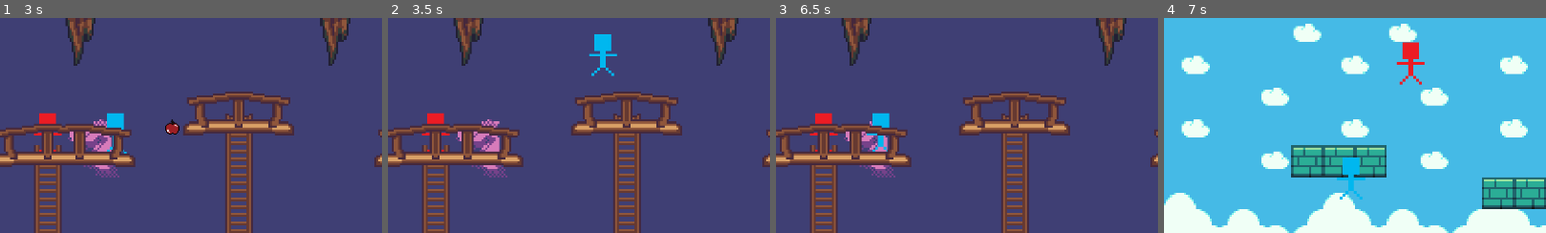
Above: before the commit, frames 1-4 (left to right).
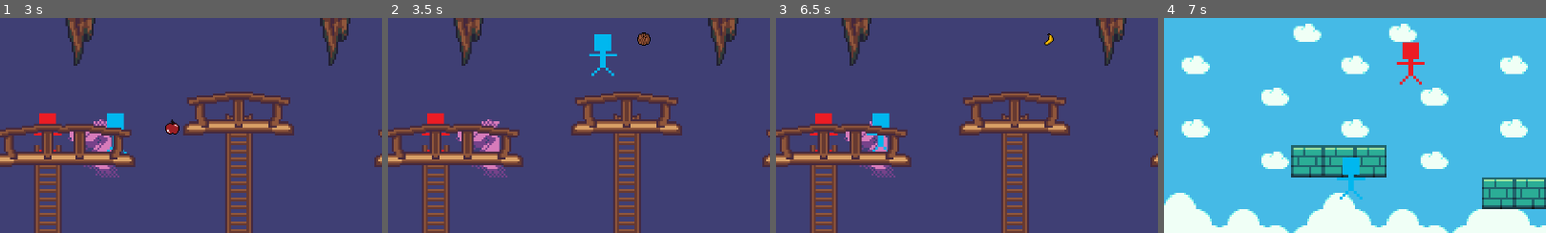
Above: after the commit, the same moments.

Repository: Fezezen/GGJ2024
Game: Godot game, scene res://Levels/level_1.tscn
Two runs of this game, one before a commit and one after it. Both use one fixed random seed, a clock stepped at 60 frames per second and the inputs below. The engine's default icon, where the game draws it, is replaced by a stand-in: a white triangle on a blue panel in a dark square.
Inputs:
- Up to frame 1 (3 s): tap Enter (Next_Level) at 0.5, 0.6, 2.1 s; hold D (p1_move_right) 0.53-2.03 s; tap W (p1_jump) at 0.77, 1.52 s; tap S (p1_shoot) at 1.35, 2.85 s; hold A (p1_move_left) 2.03-2.78 s; tap Space at 2.75 s; hold D (p1_move_right) from 2.78 s (still down)
- Up to frame 2 (3.5 s): keep holding D (p1_move_right); tap W (p1_jump) at 3.02 s
- Up to frame 3 (6.5 s): tap Enter (Next_Level) at 3.6, 5.1 s; tap W (p1_jump) at 3.77, 4.52, 6.02 s; release D (p1_move_right) at 4.28 s; hold A (p1_move_left) 4.28-5.03 s; tap S (p1_shoot) at 4.35, 5.85 s; hold D (p1_move_right) 5.03-5.78 s; hold A (p1_move_left) from 5.78 s (still down)
- Up to frame 4 (7 s): keep holding A (p1_move_left); tap Enter (Next_Level) at 6.6 s; tap W (p1_jump) at 6.77 s
The pictures show only the part of the screen within x 0-50%, y 0-50%; the shares and areas given below are measured in that part.

Frame 1 is identical in both runs. In frame 2, 0.2% of the frame differs, in the area x 65-69%, y 6-13%; in frame 3, less than 0.1%; in frame 4, nothing differs.

Commit message:
Added weapon spawning to lvl2

Diff:
--- a/Levels/level_2.tscn
+++ b/Levels/level_2.tscn
@@ -1,11 +1,12 @@
-[gd_scene load_steps=12 format=3 uid="uid://caemytigqgmsy"]
+[gd_scene load_steps=13 format=3 uid="uid://ituxsrni6pp8"]
 
 [ext_resource type="Texture2D" uid="uid://bd66cj7g4kmxt" path="res://Tilesets/Tileset.png" id="1_wtfik"]
 [ext_resource type="Script" path="res://Scripts/LevelLoader.gd" id="1_y2fek"]
 [ext_resource type="PackedScene" uid="uid://dky3k75q8h8md" path="res://Prefabs/player1.tscn" id="2_wvnn5"]
 [ext_resource type="PackedScene" uid="uid://cg62rpkhgdts7" path="res://Prefabs/player2.tscn" id="3_8wtfa"]
 [ext_resource type="Texture2D" uid="uid://ds4vqhsudv3bj" path="res://Sprites/Wata'r.png" id="4_q868l"]
-[ext_resource type="PackedScene" uid="uid://cgqg721hlb1st" path="res://Prefabs/level_loader.tscn" id="6_5y4sw"]
+[ext_resource type="PackedScene" path="res://Prefabs/level_loader.tscn" id="6_5y4sw"]
+[ext_resource type="PackedScene" uid="uid://c5bwjijfafj4a" path="res://Prefabs/WeaponSpawner.tscn" id="7_tuogg"]
 
 [sub_resource type="TileSetAtlasSource" id="TileSetAtlasSource_uum18"]
 texture = ExtResource("1_wtfik")
@@ -779,4 +780,6 @@
 [node name="LevelLoader" parent="." instance=ExtResource("6_5y4sw")]
 nextLevelName = "level_1"
 
+[node name="WeaponSpawner" parent="." instance=ExtResource("7_tuogg")]
+
 [connection signal="body_entered" from="WaterObstacle" to="WaterObstacle" method="_on_body_entered"]
